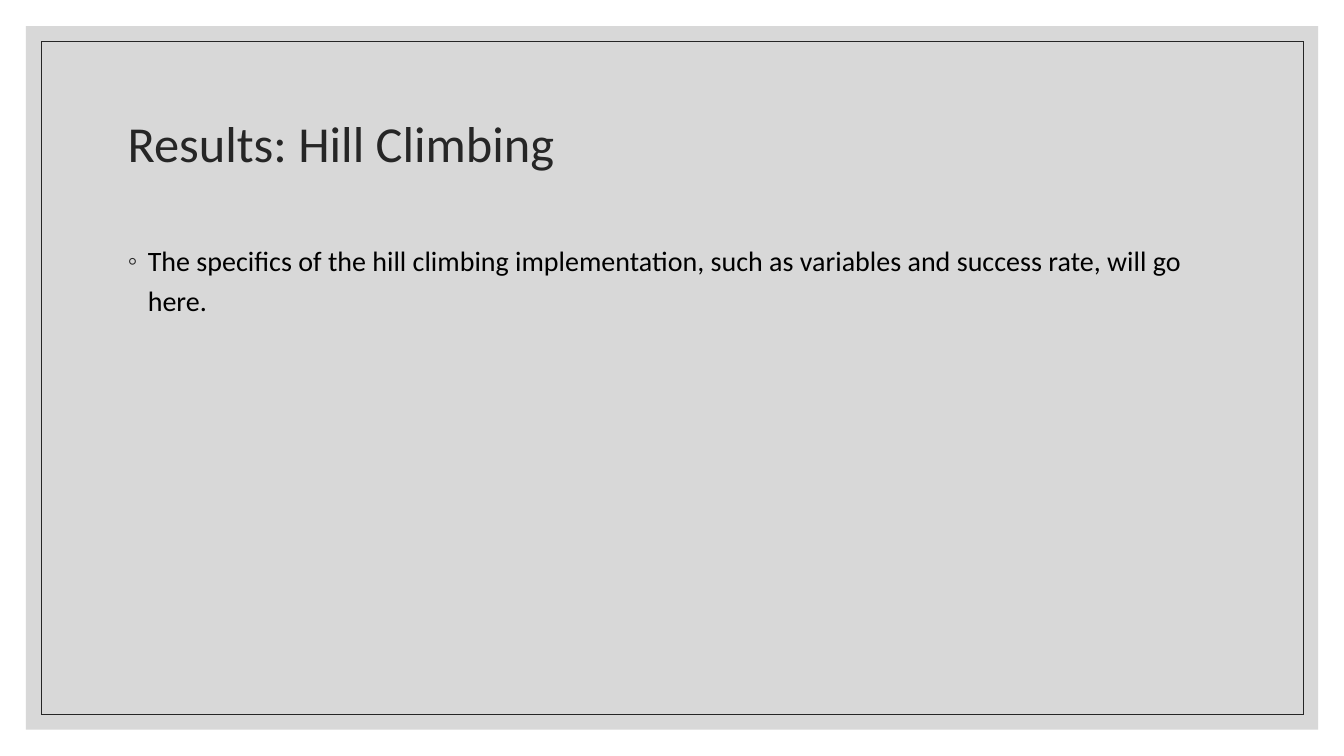
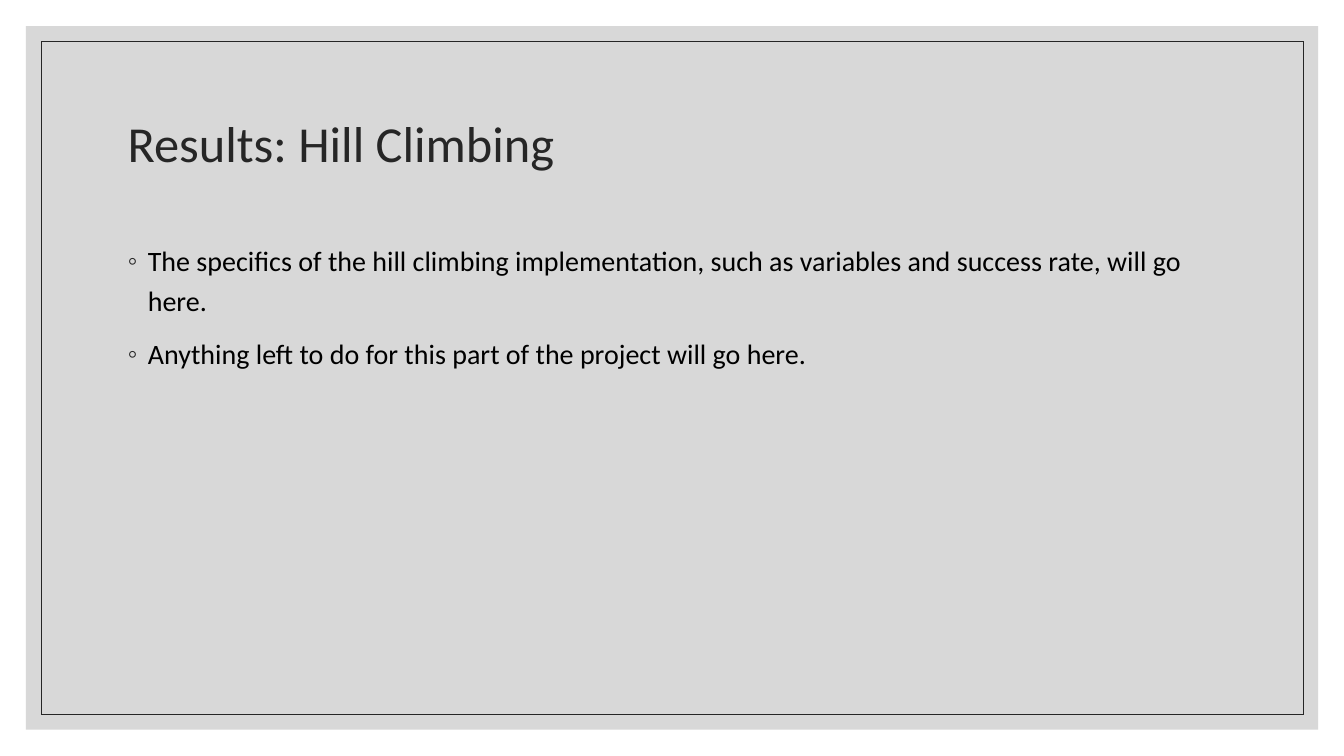
Before and after one commit to JSLBrowning/COMP-6606-Final-Project, a slide deck: slide 5 of Presentation/Final/Final Presentation.pptx. Drawn at 1344x756 pixels with LibreOffice and Linux fonts; fonts in the diff are those of the drawing. Boxes give left, top, right and bottom in pixels: in the first picture for what was removed or moved away, otherwise in the second. Text is boxed around its words. In the diff, an @@ line names an element or a change of style, - is before the commit and + after.

```diff
--- a/Presentation/Final/Final Presentation.pptx
+++ b/Presentation/Final/Final Presentation.pptx
@@ text at (148,344,806,369): paragraph added @@
+◦ Anything left to do for this part of the project will go here.
```
Also in this commit, not shown: 4 other slides changed.
